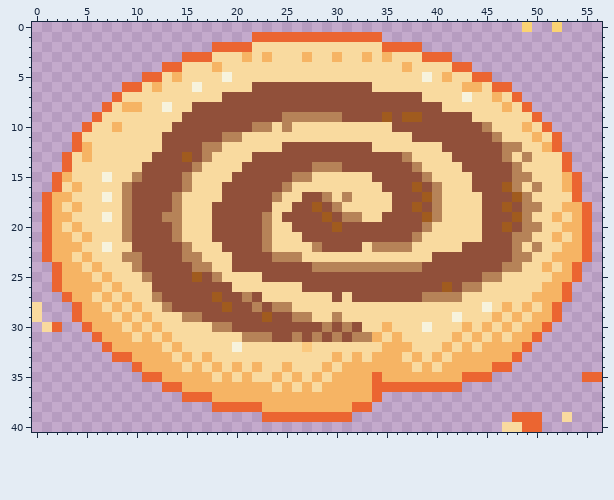
Pixel-art sprite -- src/images/cookies/cookie-7.png. The picture above was drawn from the file before the commit.
The file is 57x41 pixels. Pixels under 10% opacity are left out. Colours within 5 levels of each other are drawn and written as one.
And afterwards:
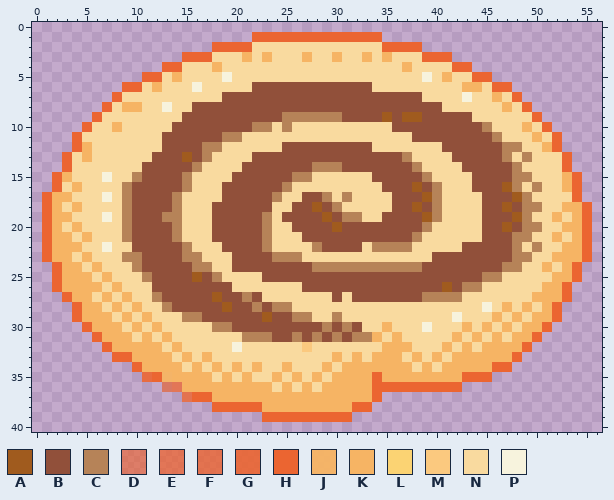
Palette (. is transparent): A #a05b1e  B #91503a  C #b68358  D #eb6531a5  E #eb6531c1  F #eb6531cc  G #eb6531e4  H #eb6531  J #f6b464f5  K #f6b464  L #fbd373  M #fbc97f  N #f9da9f  P #f7f3dd
The author wrote: Dark background: Doge and cookies
Diff:
{"y":0,"x":49,"old":"L","new":"."}
{"y":0,"x":52,"old":"L","new":"."}
{"y":28,"x":0,"old":"N","new":"."}
{"y":29,"x":0,"old":"N","new":"."}
{"y":30,"x":1,"old":"NH","new":".."}
{"y":35,"x":11,"old":"H","new":"G"}
{"y":35,"x":13,"old":"K","new":"J"}
{"y":35,"x":55,"old":"HH","new":".."}
{"y":36,"x":13,"old":"HH","new":"DE"}
{"y":37,"x":15,"old":"H","new":"F"}
{"y":39,"x":48,"old":"HHH","new":"..."}
{"y":39,"x":53,"old":"N","new":"."}
{"y":40,"x":47,"old":"NNHH","new":"...."}
{"label":"erased","picture_box":[522,22,562,32]}
{"label":"erased","picture_box":[32,302,62,332]}
{"label":"changed","picture_box":[142,372,192,402]}
{"label":"erased","picture_box":[582,372,602,382]}
{"label":"erased","picture_box":[502,412,572,432]}
